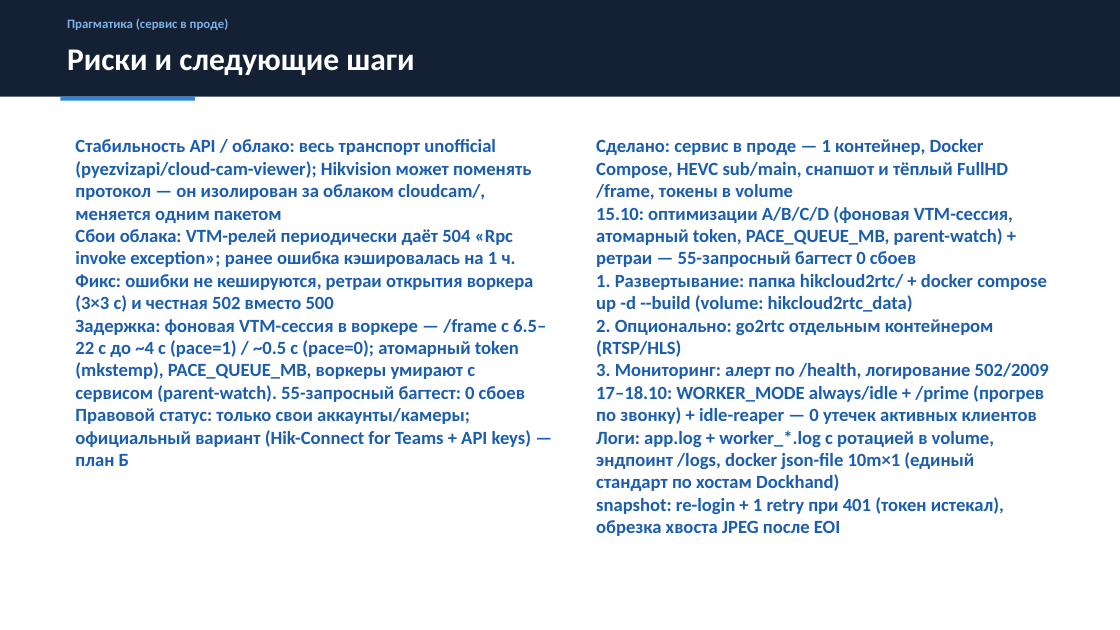
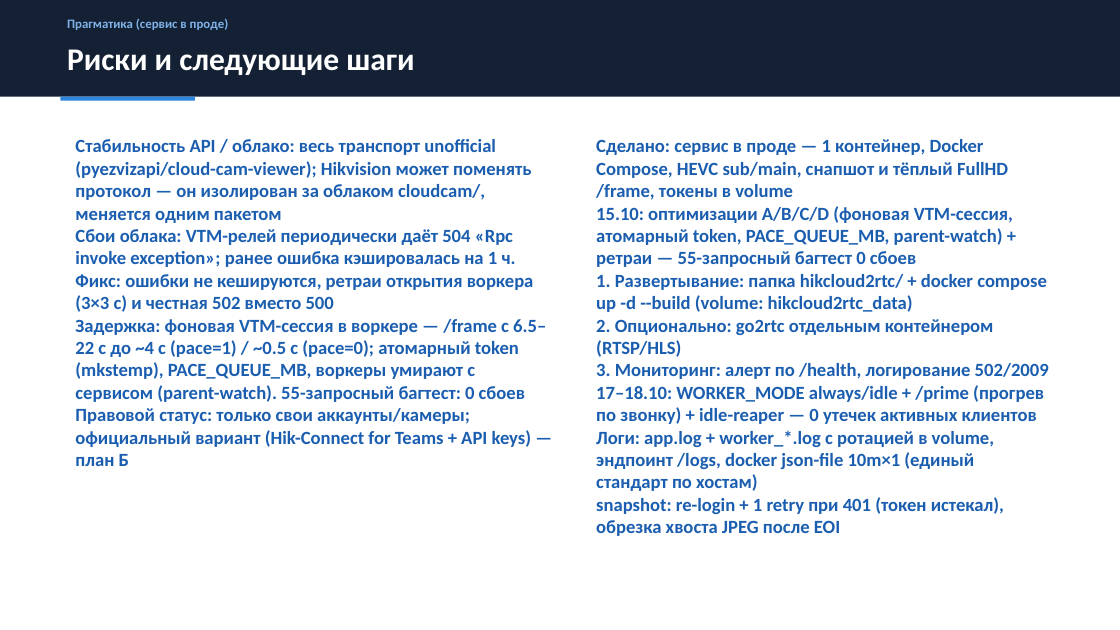
Before and after one commit to halamov/hikcloud2rtc, a slide deck: slide 16 of hikcloud2rtc.pptx. Drawn at 1120x630 pixels with LibreOffice and Linux fonts; fonts in the diff are those of the drawing. Boxes give left, top, right and bottom in pixels: in the first picture for what was removed or moved away, otherwise in the second. Text is boxed around its words. In the diff, an @@ line names an element or a change of style, - is before the commit and + after.

Commit message:
docs: убрать локальные имена (Hermes-Sandbox/Dockhand/имена хостов) — нейтральные формулировки, т.ч. pptx slide16

```diff
--- a/hikcloud2rtc.pptx
+++ b/hikcloud2rtc.pptx
@@ text at <box>596,139,1049,536</box>: text changed @@
-Сделано: сервис в проде — 1 контейнер, Docker Compose, HEVC sub/main, снапшот и тёплый FullHD /frame, токены в volume
-15.10: оптимизации A/B/C/D (фоновая VTM-сессия, атомарный token, PACE_QUEUE_MB, parent-watch) + ретраи — 55-запросный багтест 0 сбоев
-1. Развертывание: папка hikcloud2rtc/ + docker compose up -d --build (volume: hikcloud2rtc_data)
-2. Опционально: go2rtc отдельным контейнером (RTSP/HLS)
-3. Мониторинг: алерт по /health, логирование 502/2009
-17–18.10: WORKER_MODE always/idle + /prime (прогрев по звонку) + idle-reaper — 0 утечек активных клиентов
-Логи: app.log + worker_*.log с ротацией в volume, эндпоинт /logs, docker json-file 10m×1 (единый стандарт по хостам Dockhand)
-snapshot: re-login + 1 retry при 401 (токен истекал), обрезка хвоста JPEG после EOI
+Сделано: сервис в проде — 1 контейнер, Docker Compose, HEVC sub/main, снапшот и тёплый FullHD /frame, токены в volume
+15.10: оптимизации A/B/C/D (фоновая VTM-сессия, атомарный token, PACE_QUEUE_MB, parent-watch) + ретраи — 55-запросный багтест 0 сбоев
+1. Развертывание: папка hikcloud2rtc/ + docker compose up -d --build (volume: hikcloud2rtc_data)
+2. Опционально: go2rtc отдельным контейнером (RTSP/HLS)
+3. Мониторинг: алерт по /health, логирование 502/2009
+17–18.10: WORKER_MODE always/idle + /prime (прогрев по звонку) + idle-reaper — 0 утечек активных клиентов
+Логи: app.log + worker_*.log с ротацией в volume, эндпоинт /logs, docker json-file 10m×1 (единый стандарт по хостам)
+snapshot: re-login + 1 retry при 401 (токен истекал), обрезка хвоста JPEG после EOI
```
Also in this commit, not shown: 3 other files.
